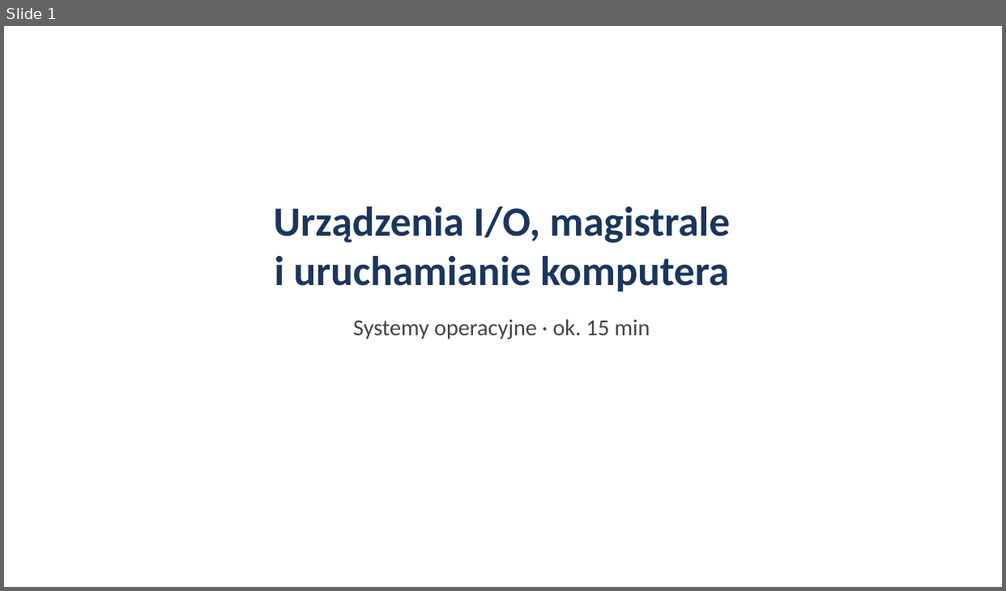
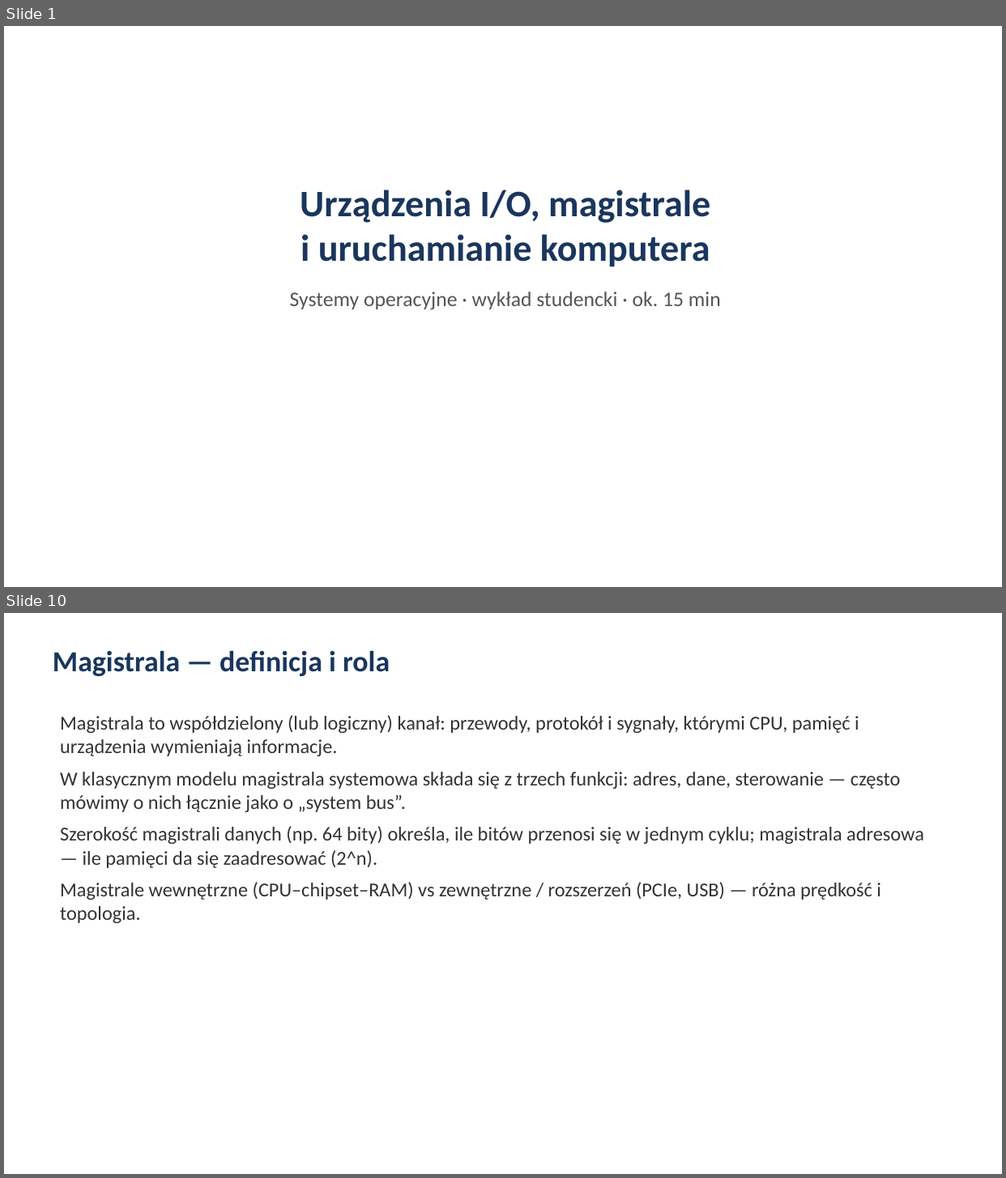
Before and after one commit to PL77239/RESEARCH, a slide deck: prezentacja/prezentacja-os.pptx. Shown one above the other, each under a label of ours: slide 1 before the commit, slides 1 and 10 after it; the slides between them are not shown. The pictures are 1006x591 and 1006x1178 pixels, drawn with LibreOffice and Linux fonts; fonts in the diff are those of the drawing. Boxes give left, top, right and bottom in pixels: in the first picture for what was removed or moved away, otherwise in the second. Text is boxed around its words. In the diff, an @@ line names an element or a change of style, - is before the commit and + after.

```diff
--- a/prezentacja/prezentacja-os.pptx
+++ b/prezentacja/prezentacja-os.pptx
@@ slide 10 added at (4,613,1002,1174), background #FFFFFF @@
@@ text added at (53,650,390,676), 28 pt, text #1A365D, bold @@
+Magistrala — definicja i rola
@@ text added at (60,715,924,923), 19 pt, text #333333 @@
+Magistrala to współdzielony (lub logiczny) kanał: przewody, protokół i sygnały, którymi CPU, pamięć i urządzenia wymieniają informacje.
+W klasycznym modelu magistrala systemowa składa się z trzech funkcji: adres, dane, sterowanie — często mówimy o nich łącznie jako o „system bus”.
+Szerokość magistrali danych (np. 64 bity) określa, ile bitów przenosi się w jednym cyklu; magistrala adresowa — ile pamięci da się zaadresować (2^n).
+Magistrale wewnętrzne (CPU–chipset–RAM) vs zewnętrzne / rozszerzeń (PCIe, USB) — różna prędkość i topologia.
@@ slide 1 changed as well @@
@@ text "Urządzenia I/O, magistrale i uruchamianie ...": place and size @@
-text "Urządzenia I/O, magistrale i uruchamianie ..." at (274,207,730,339)
+text "Urządzenia I/O, magistrale i uruchamianie ..." at (290,190,721,310)
@@ text at (300,190,710,267): size 40 to 36 pt in "Urządzenia I/O, magistrale i uruchamianie komputera" @@
@@ text at (290,292,721,310): text changed; size 22 to 20 pt; text colour #444444 to #555555 @@
-Systemy operacyjne · ok. 15 min
+Systemy operacyjne · wykład studencki · ok. 15 min
```
Also in this commit, not shown: 1 other slide changed, 20 other slides added, 15 slides removed.
